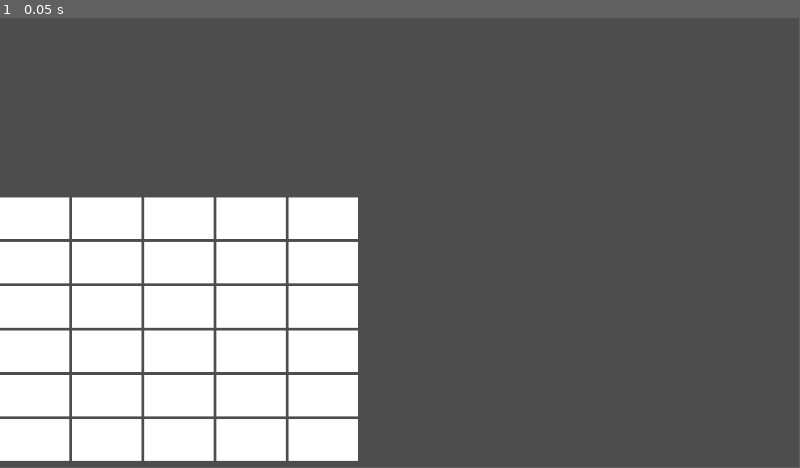
Above: before the commit, frame 1.
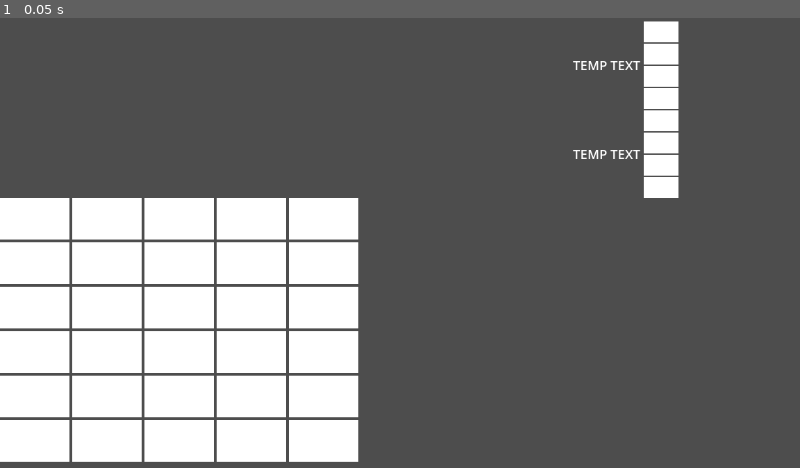
Above: after the commit, the same moment.

Repository: AlexanderHarrison/trillionaire
Game: Godot game, scene res://root.tscn
Two runs of this game, one before a commit and one after it. Both use one fixed random seed, a clock stepped at 60 frames per second and the inputs below.
Inputs:
- Up to frame 1 (0.05 s): no input
In our replay, the window is 799x449 before the commit and 800x450 after it. These sizes can differ from the game's own. Grey fills any space a smaller window leaves; there, only what the larger window draws over its background counts as a difference.

The runs differ from the first frame. In frame 1, 3.6% of the frame differs, in the area x 0-85%, y 0-99%.
Error before the commit: Invalid call. Nonexistent function 'new' in base 'AcceptDialog'. (res://test.gd:8)
Error after the commit: Parse Error: Expected identifier after "." for attribute access. (res://piece_button.gd:7)

Commit message:
fix issues

Diff:
--- a/piece_button.gd
+++ b/piece_button.gd
@@ -4,4 +4,4 @@
 
 # Called when the node enters the scene tree for the first time.
 func _ready():
-	$RichTextLabel.set_text(piece_name);
+	$ConterContainer.$RichTextLabel.set_text(piece_name);
--- a/piece_button.tscn
+++ b/piece_button.tscn
@@ -9,6 +9,7 @@
 size_flags_horizontal = 3
 size_flags_vertical = 3
 script = ExtResource("1_36sim")
+piece_name = null
 
 [node name="CenterContainer" type="CenterContainer" parent="."]
 layout_mode = 2
--- a/project.godot
+++ b/project.godot
@@ -15,6 +15,11 @@
 config/features=PackedStringArray("4.0", "GL Compatibility")
 config/icon="res://icon.svg"
 
+[display]
+
+window/stretch/mode="viewport"
+window/stretch/aspect="expand"
+
 [rendering]
 
 renderer/rendering_method="gl_compatibility"
--- a/root.tscn
+++ b/root.tscn
@@ -1,9 +1,17 @@
-[gd_scene load_steps=3 format=3 uid="uid://b41rqtcu1oc2u"]
+[gd_scene load_steps=4 format=3 uid="uid://b41rqtcu1oc2u"]
 
 [ext_resource type="PackedScene" uid="uid://b7ydvhu6dysqm" path="res://schedule.tscn" id="1_4imot"]
 [ext_resource type="Script" path="res://test.gd" id="2_5moyt"]
+[ext_resource type="PackedScene" uid="uid://dv7xqiy3lh8db" path="res://piece_list.tscn" id="2_e1pnw"]
 
 [node name="root" type="Node2D"]
 script = ExtResource("2_5moyt")
 
 [node name="schedule" parent="." instance=ExtResource("1_4imot")]
+
+[node name="piece_list" parent="." instance=ExtResource("2_e1pnw")]
+offset_left = 825.0
+offset_top = 5.0
+offset_right = 1489.0
+offset_bottom = 1283.0
+scale = Vector2(0.5, 0.5)
--- a/test.gd
+++ b/test.gd
@@ -4,10 +4,7 @@
 
 # Called when the node enters the scene tree for the first time.
 func _ready():
-	var popup = popup_scene.instantiate()
-	popup.new("test string")
-	add_child(popup)
-
-# Called every frame. 'delta' is the elapsed time since the previous frame.
-func _process(delta):
 	pass
+	#var popup = popup_scene.instantiate()
+	# popup.new("test string")
+	#add_child(popup)
